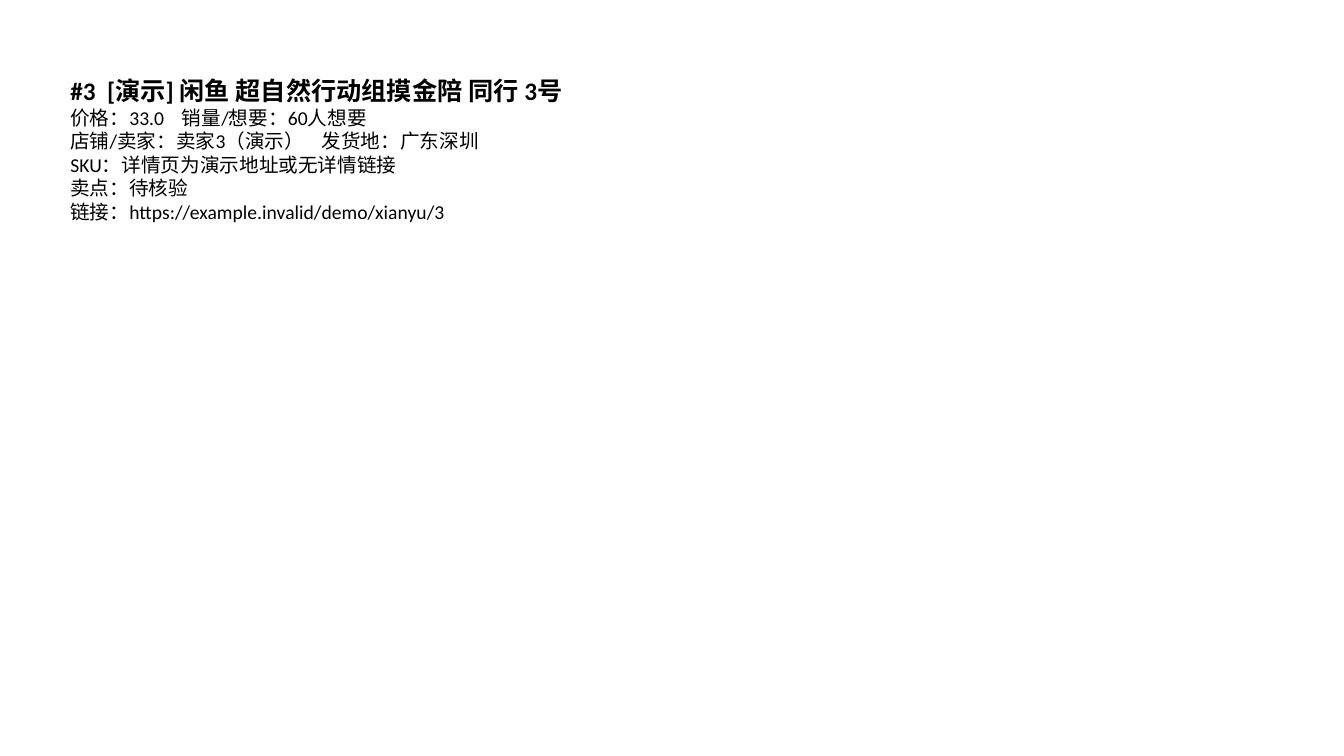
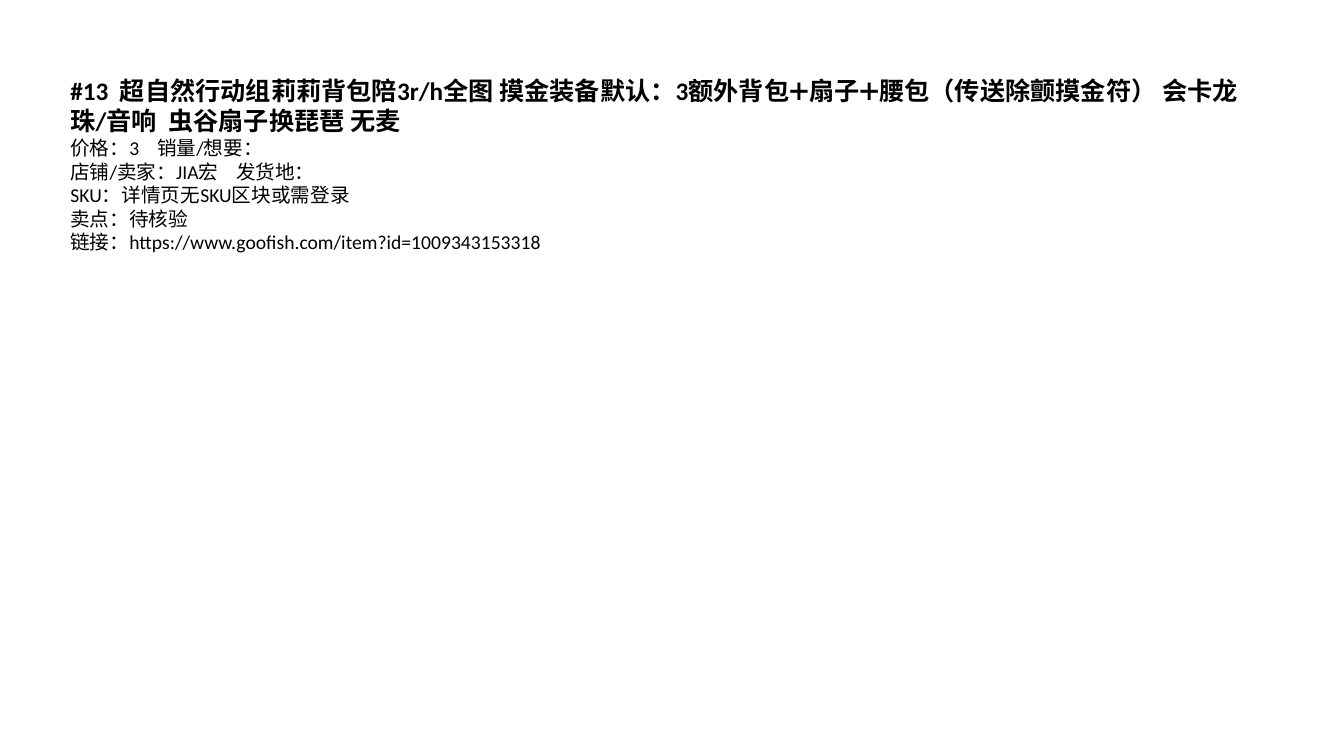
Before and after one commit to 02zhuniu-ship-it/-, a slide deck: slide 14 of archive/2026-09-30/xianyu/PPT报告/闲鱼同行爆款分析-2026-09-30.pptx (slide 4 before the commit). Drawn at 1344x756 pixels with LibreOffice and Linux fonts; fonts in the diff are those of the drawing. Boxes give left, top, right and bottom in pixels: in the first picture for what was removed or moved away, otherwise in the second. Text is boxed around its words. In the diff, an @@ line names an element or a change of style, - is before the commit and + after.

Commit message:
配置Apify令牌并启用真实竞品采集（淘宝+闲鱼）
- 将Apify API令牌写入config.json，云端无需加密口令即可使用云浏览器抓真实数据
- 修正Apify采集输入参数为 keywords[] + maxResultsPerKeyword/maxItems
- 调整关键词顺序，宽词在前，避免长尾词单独无结果
- 更新当日归档为真实采集数据（淘宝/闲鱼各15条）及真实商品图片、PPT

```diff
--- a/archive/2026-09-30/xianyu/PPT报告/闲鱼同行爆款分析-2026-09-30.pptx
+++ b/archive/2026-09-30/xianyu/PPT报告/闲鱼同行爆款分析-2026-09-30.pptx
@@ text at [70, 78, 1238, 204]: text changed; size 14 to 18 pt; bold on @@
-#3 [演示] 闲鱼 超自然行动组摸金陪 同行 3号
-价格：33.0 销量/想要：60人想要
-店铺/卖家：卖家3（演示） 发货地：广东深圳
-SKU：详情页为演示地址或无详情链接
+#13 超自然行动组莉莉背包陪3r/h全图 摸金装备默认：3额外背包➕扇子➕腰包（传送除颤摸金符） 会卡龙珠/音响 虫谷扇子换琵琶 无麦
+价格：3 销量/想要：
+店铺/卖家：JIA宏 发货地：
+SKU：详情页无SKU区块或需登录
@@ text at [70, 232, 540, 253]: text changed @@
-链接：https://example.invalid/demo/xianyu/3
+链接：https://www.goofish.com/item?id=1009343153318
```
Also in this commit, not shown: 10 other slides changed, 5 slides added, 42 other files.
